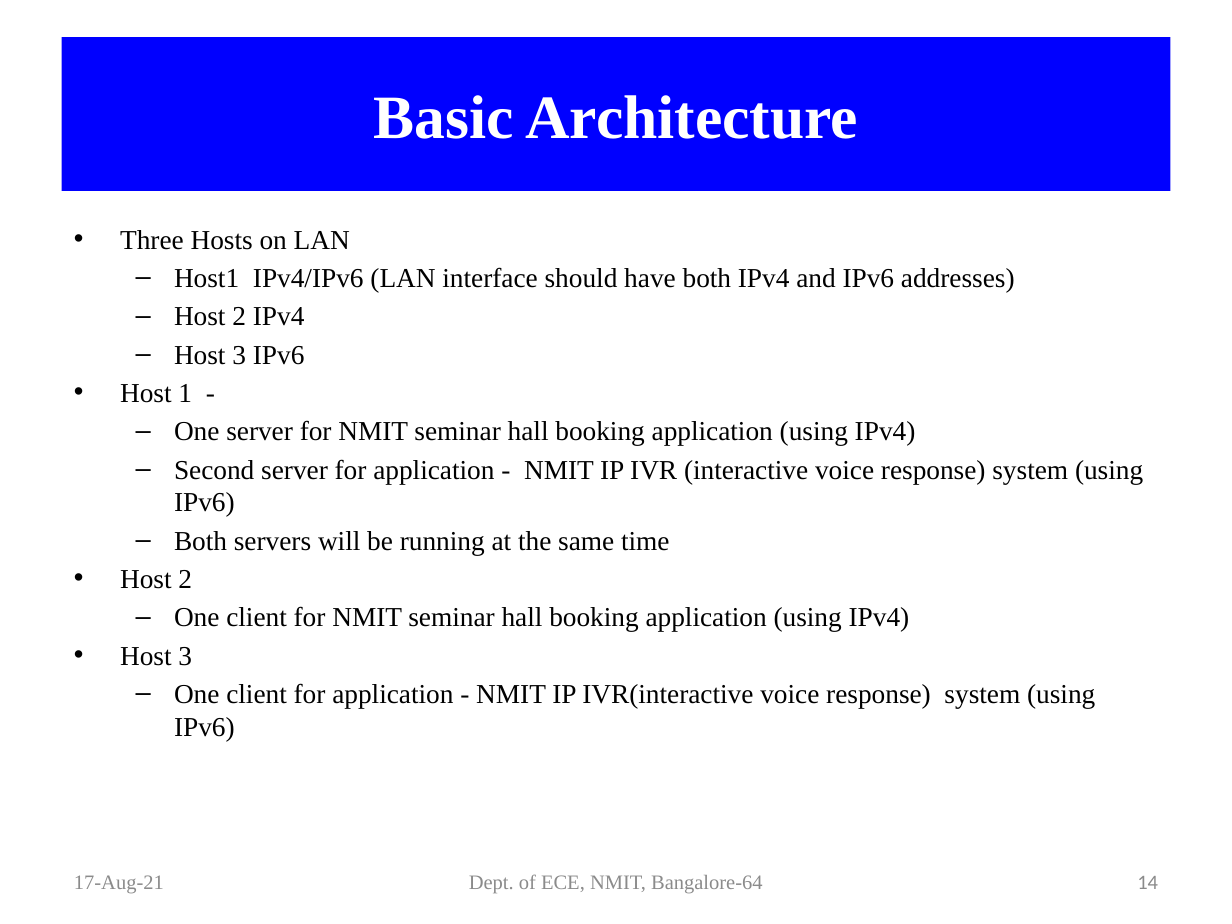
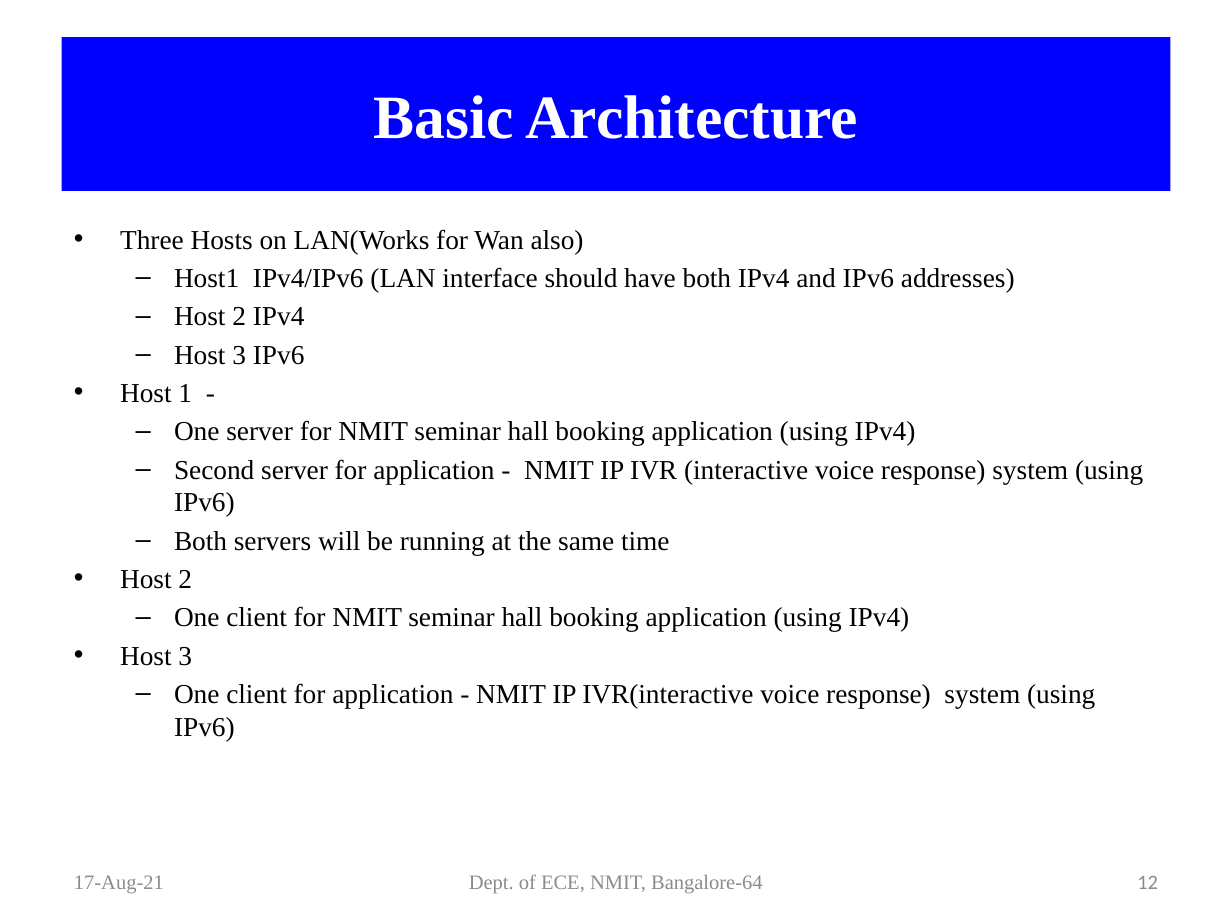
Before and after one commit to Shivakumarbharath/Dual-Stack-Host, a slide deck: slide 12 of Official Documents/Project Batch 16 phase1.pptx (slide 14 before the commit). Drawn at 1232x924 pixels with LibreOffice and Linux fonts; fonts in the diff are those of the drawing. Boxes give left, top, right and bottom in pixels: in the first picture for what was removed or moved away, otherwise in the second. Text is boxed around its words. In the diff, an @@ line names an element or a change of style, - is before the commit and + after.

```diff
--- a/Official Documents/Project Batch 16 phase1.pptx
+++ b/Official Documents/Project Batch 16 phase1.pptx
@@ text at (120, 229, 584, 254): text changed @@
-• Three Hosts on LAN
+• Three Hosts on LAN(Works for Wan also)
@@ page number at (1137, 876, 1158, 889): text changed @@
-14
+12
```
Also in this commit, not shown: 12 other slides changed, 2 slides removed.
